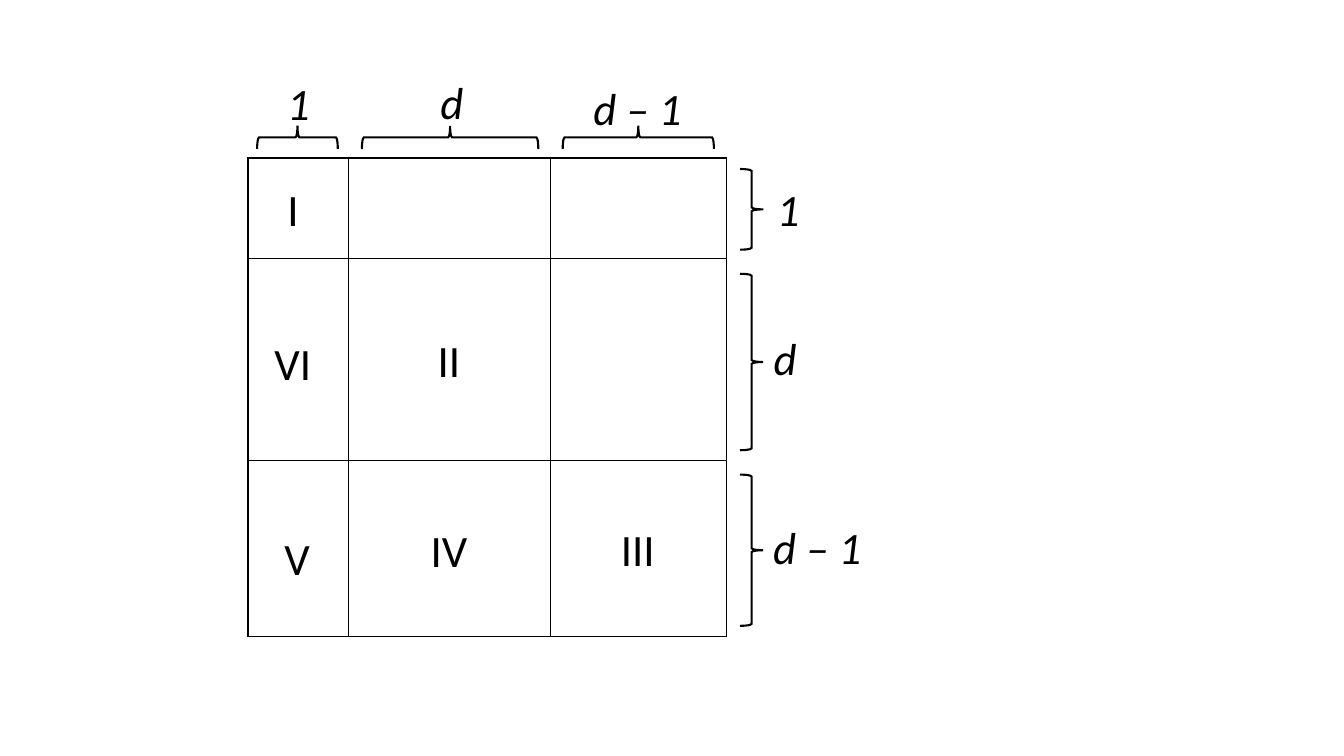
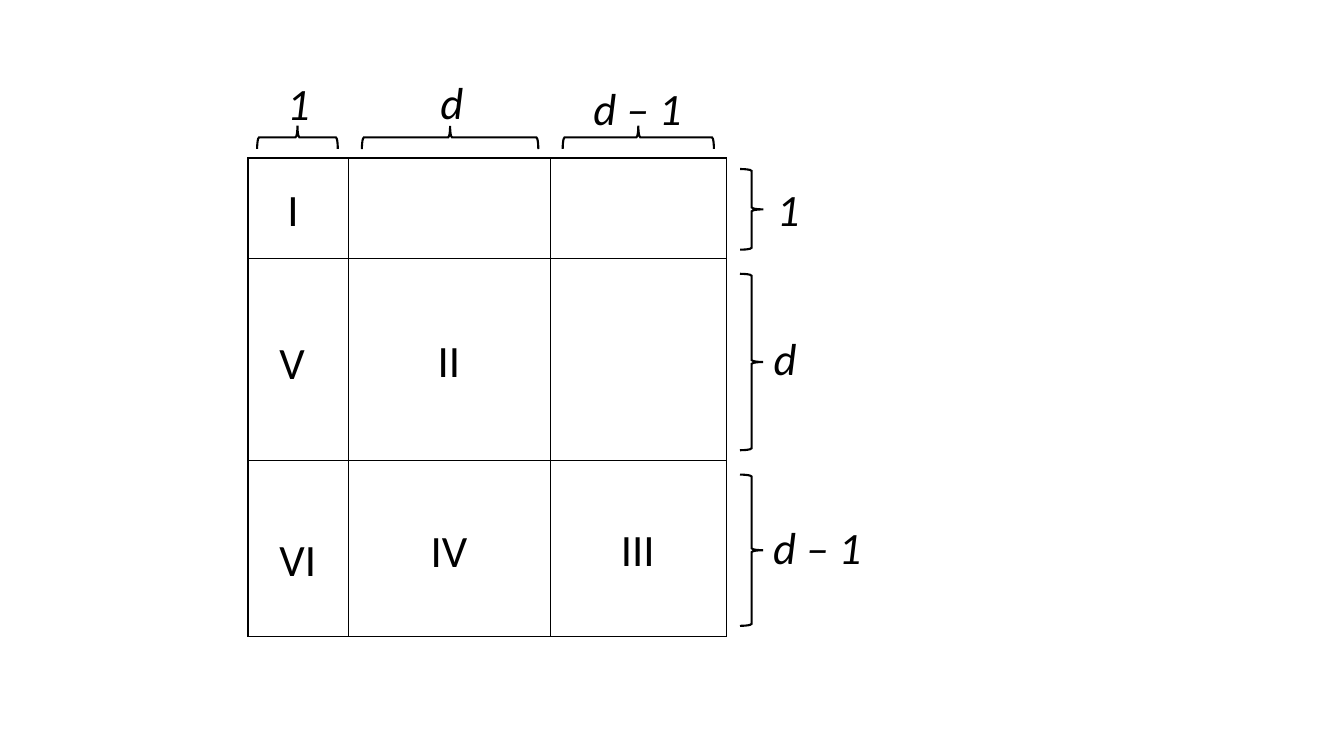
Before and after one commit to timothy-barry/glmeiv-manuscript, a slide deck: slide 2 of figures/info_matrix/fig.pptx. Drawn at 1344x756 pixels with LibreOffice and Linux fonts; fonts in the diff are those of the drawing. Boxes give left, top, right and bottom in pixels: in the first picture for what was removed or moved away, otherwise in the second. Text is boxed around its words. In the diff, an @@ line names an element or a change of style, - is before the commit and + after.

```diff
--- a/figures/info_matrix/fig.pptx
+++ b/figures/info_matrix/fig.pptx
@@ text "V": place and size @@
-text "V" at (284,546,309,575)
+text "V" at (279,350,304,379)
@@ text "VI": place and size @@
-text "VI" at (274,351,311,380)
+text "VI" at (279,547,316,576)
```
Also in this commit, not shown: 7 other files.
